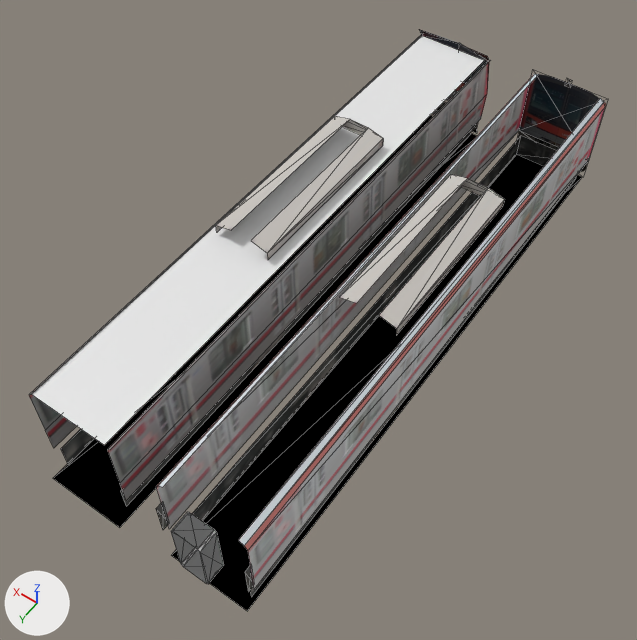
Two versions of the Blender file モデリング/車両/70000/70000-1.blend, one commit apart.
Camera for both pictures: a 50 mm camera at (-7.5, 5.8, 22.5) aimed at (2.2, -7.9, 1.0). Lighting does not change. The marker at lower left points along +X, +Y and +Z. Mesh edges are drawn as thin lines.

Objects in the first picture: '70000tc1', '70000tc1.001', '70000tc1.002', '70000tc1.003', '70000tc1.004', '70000tc1.005', '70000tc1.006', '70000tc1.007', '70000tc1.008', '70000tc1.009', '70000tc1.011', '70000tc1.012', '70000tc1.013', '70000tc1.014', '70000tc1.016', '70000tc1.017', '70000tc1.018', '70000tc1.019', '70000tc1.020', '70000tc1.023', '70000tc1.028', '平面.003', '平面.004'.
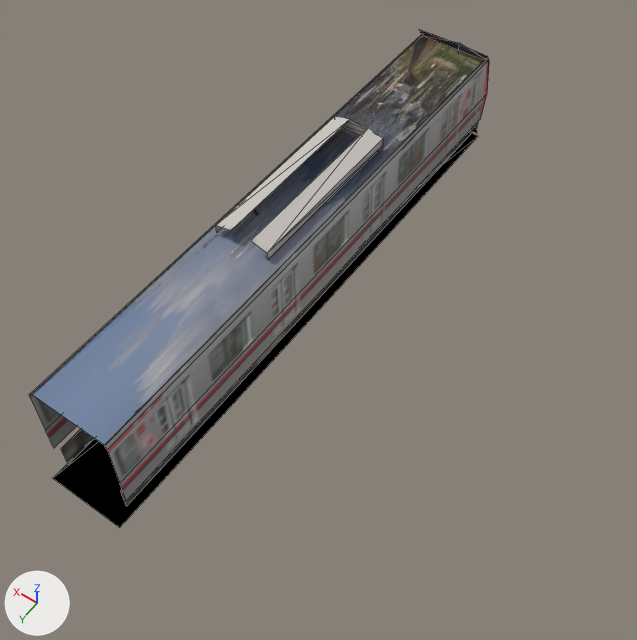
The newer file is also turned or shifted as a whole; pictures and numbers use the older file's frame.

The change in detail:
Picture 'yane.JPG' (img_yane_jpg) is new.
Material 'マテリアル.005' (mat_マテリアル_005) is new.
Its texture is img_yane_jpg.
me_平面_004 has 4 vertices, 1 face and spans x -1.0..1.07, y -0.82..1.0, z 0.0.
me_平面_004 now uses material mat_マテリアル_005 (picture img_yane_jpg).
Object '70000tc1' (ob_70000tc1) is deleted.
Object '70000tc1.001' (ob_70000tc1_001) is deleted.
Object '70000tc1.002' (ob_70000tc1_002) is deleted.
Object '70000tc1.003' (ob_70000tc1_003) is deleted.
Object '70000tc1.004' (ob_70000tc1_004) is deleted.
Object '70000tc1.005' (ob_70000tc1_005) is deleted.
Object '70000tc1.006' (ob_70000tc1_006) is deleted.
Object '70000tc1.007' (ob_70000tc1_007) is deleted.
Object '70000tc1.008' (ob_70000tc1_008) is deleted.
Object '70000tc1.009' (ob_70000tc1_009) is deleted.
Object '70000tc1.010' (ob_70000tc1_010) is deleted.
Object '70000tc1.011' (ob_70000tc1_011) is deleted.
Object '70000tc1.012' (ob_70000tc1_012) is deleted.
Object '70000tc1.013' (ob_70000tc1_013) is deleted.
Object '70000tc1.014' (ob_70000tc1_014) is deleted.
Object '70000tc1.016' (ob_70000tc1_016) is deleted.
Object '70000tc1.017' (ob_70000tc1_017) is deleted.
Object '70000tc1.018' (ob_70000tc1_018) is deleted.
Object '70000tc1.019' (ob_70000tc1_019) is deleted.
Object '70000tc1.020' (ob_70000tc1_020) is deleted.

Pixel boxes [x1, y1, x2, y2] of what changed, in the pictures (637 x 640 px):
'平面.004', recoloured
    both: [32, 36, 484, 445]
'70000tc1.019', deleted (black)
    before: [171, 155, 582, 611]
'70000tc1.001', deleted
    before: [248, 108, 605, 589]
'70000tc1.011', deleted
    before: [156, 86, 529, 529]
'70000tc1.016', deleted
    before: [192, 136, 521, 521]
'70000tc1.003', deleted
    before: [239, 98, 604, 545]
'70000tc1', deleted
    before: [519, 74, 606, 148]
'70000tc1.009', deleted
    before: [379, 188, 504, 329]
'70000tc1.002', deleted
    before: [244, 103, 605, 550]
'70000tc1.014', deleted
    before: [340, 174, 468, 303]
'70000tc1.017', deleted
    before: [171, 512, 224, 584]
'70000tc1.013', deleted
    before: [158, 74, 539, 487]
'70000tc1.005', deleted
    before: [250, 177, 576, 597]
'70000tc1.006', deleted
    before: [517, 135, 557, 166]
'70000tc1.007', deleted
    before: [396, 200, 504, 335]
'70000tc1.012', deleted
    before: [157, 78, 531, 486]
'70000tc1.008', deleted
    before: [461, 179, 488, 196]
'70000tc1.004', deleted
    before: [517, 130, 588, 172]
'70000tc1.018', deleted
    before: [156, 501, 169, 530]
'70000tc1.020', deleted
    before: [245, 566, 253, 592]
'70000tc1.010', deleted
    before: [565, 79, 570, 87]
